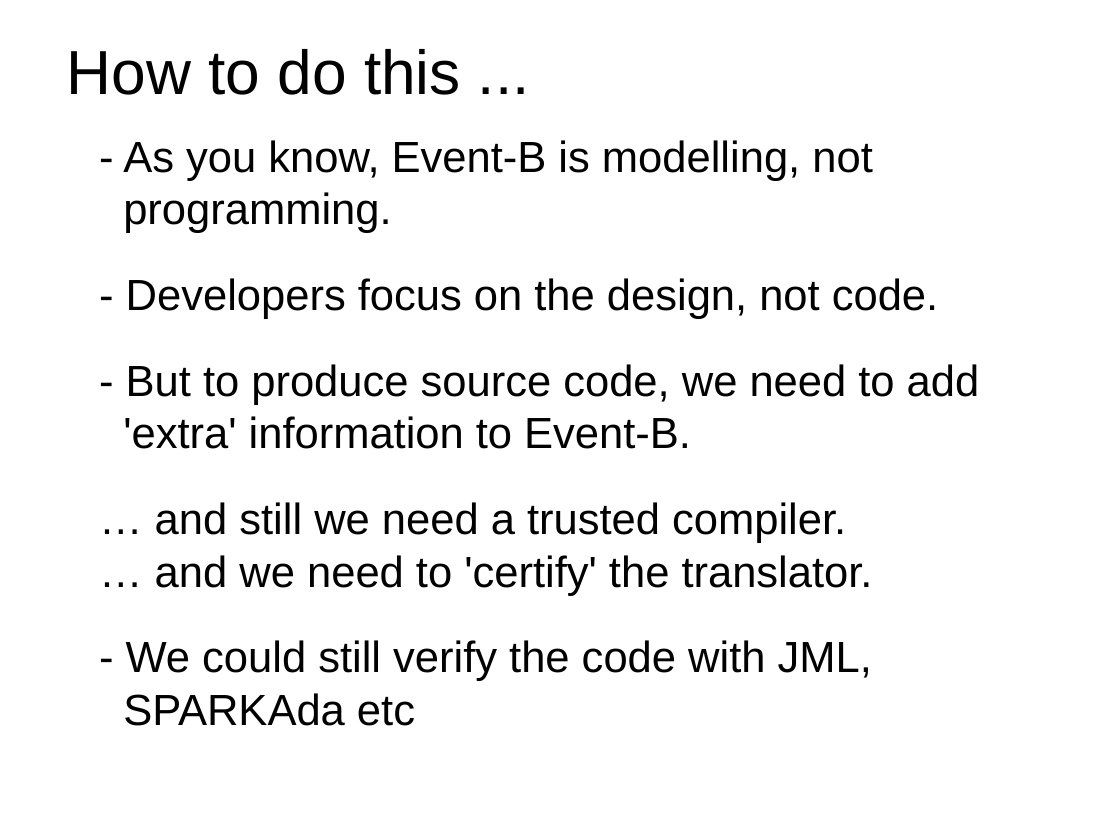
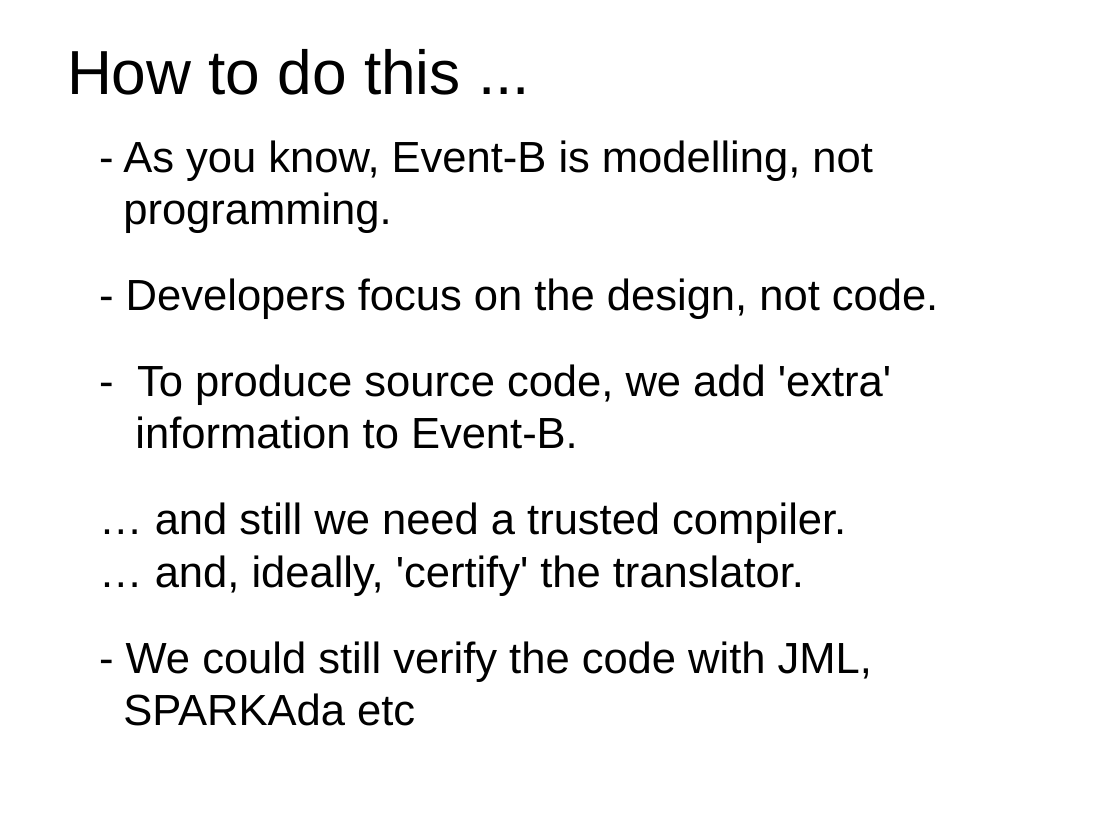
Before and after one commit to weetmuts/rodin-b-sharp-iUML_B_Utils, a slide deck: slide 4 of work/store/comp3011/AndysCourseMaterials/Mar2014/ProgrammingForSCSSession2.pptx. Drawn at 1120x840 pixels with LibreOffice and Linux fonts; fonts in the diff are those of the drawing; background and template pictures are left out. Boxes give left, top, right and bottom in pixels: in the first picture for what was removed or moved away, otherwise in the second. Text is boxed around its words. In the diff, an @@ line names an element or a change of style, - is before the commit and + after.

```diff
--- a/work/store/comp3011/AndysCourseMaterials/Mar2014/ProgrammingForSCSSession2.pptx
+++ b/work/store/comp3011/AndysCourseMaterials/Mar2014/ProgrammingForSCSSession2.pptx
@@ text at (135,364,891,449): text changed @@
-- But to produce source code, we need to add 'extra' information to Event-B.
+- To produce source code, we add 'extra' information to Event-B.
@@ text at (155,555,804,596): text changed @@
-… and we need to 'certify' the translator.
+… and, ideally, 'certify' the translator.
```
Also in this commit, not shown: 2 other slides changed.
